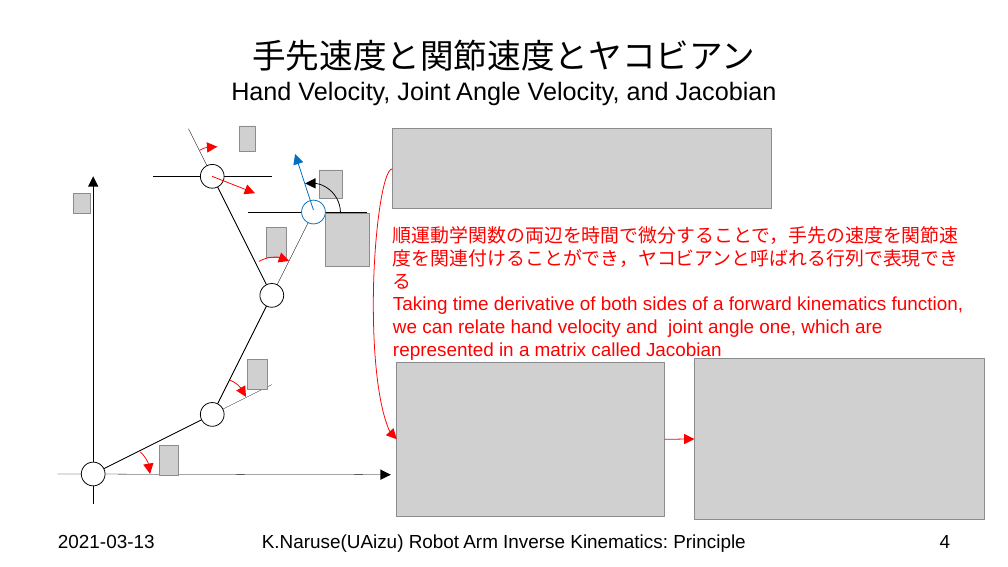
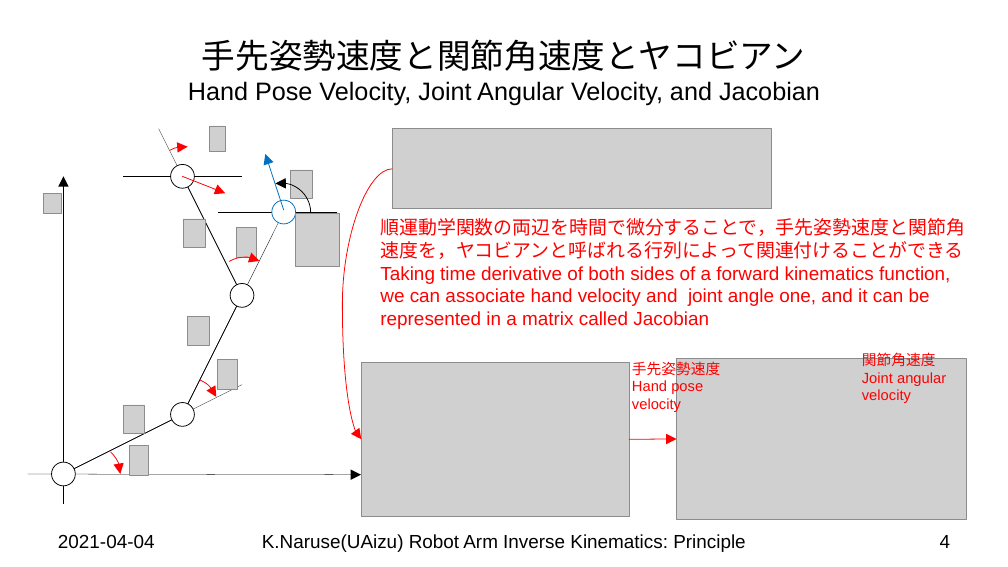
Before and after one commit to keitaronaruse/Naruse-robotics-tutorial, a slide deck: slide 4 of doc/slides/Robot-Arm-Inverse-Kinematics-Principle.pptx. Drawn at 1008x567 pixels with LibreOffice and Linux fonts; fonts in the diff are those of the drawing; grey boxes stand for pictures; background and template pictures are left out. Boxes give left, top, right and bottom in pixels: in the first picture for what was removed or moved away, otherwise in the second. Text is boxed around its words. In the diff, an @@ line names an element or a change of style, - is before the commit and + after.

```diff
--- a/doc/slides/Robot-Arm-Inverse-Kinematics-Principle.pptx
+++ b/doc/slides/Robot-Arm-Inverse-Kinematics-Principle.pptx
@@ title at (188,39,820,105): text changed @@
-手先速度と関節速度とヤコビアン
-Hand Velocity, Joint Angle Velocity, and Jacobian
+手先姿勢速度と関節角速度とヤコビアン
+Hand Pose Velocity, Joint Angular Velocity, and Jacobian
@@ picture added at (209,126,225,151) @@
@@ picture removed at (240,126,256,151) @@
@@ 8 lines, 5 ellipses, 5 arc (boxed as its full ellipse)s, 4 arrows: place and size @@
-8 lines, 5 ellipses, 5 arc (boxed as its full ellipse)s, 4 arrows at (57,129,391,504)
+8 lines, 5 ellipses, 5 arc (boxed as its full ellipse)s, 4 arrows at (28,129,361,504)
@@ picture added at (290,170,312,199) @@
@@ picture removed at (320,170,342,199) @@
@@ curved arrow moved from (392, 169) - (397, 439) to (392, 169) - (361, 439) @@
@@ picture added at (44,194,61,214) @@
@@ picture removed at (73,194,91,214) @@
@@ picture added at (183,219,205,248) @@
@@ picture added at (237,228,257,258) @@
@@ picture removed at (266,228,287,258) @@
@@ picture added at (296,213,340,267) @@
@@ picture removed at (325,213,369,267) @@
@@ text at (380,218,965,329): text changed @@
-順運動学関数の両辺を時間で微分することで，手先の速度を関節速度を関連付けることができ，ヤコビアンと呼ばれる行列で表現できる
-Taking time derivative of both sides of a forward kinematics function, we can relate hand velocity and joint angle one, which are represented in a matrix called Jacobian
+順運動学関数の両辺を時間で微分することで，手先姿勢速度と関節角速度を，ヤコビアンと呼ばれる行列によって関連付けることができる
+Taking time derivative of both sides of a forward kinematics function, we can associate hand velocity and joint angle one, and it can be represented in a matrix called Jacobian
@@ picture added at (188,317,209,346) @@
@@ picture added at (218,359,238,389) @@
@@ picture removed at (247,359,268,389) @@
@@ text added at (632,359,720,412), 14 pt, text #FF0000 @@
+手先姿勢速度
+Hand pose
+velocity
@@ picture: place and size @@
-picture at (695,358,985,519)
+picture at (677,358,966,519)
@@ text added at (862,350,946,403), 14 pt, text #FF0000 @@
+関節角速度
+Joint angular
+velocity
@@ picture: place and size @@
-picture at (397,362,665,516)
+picture at (361,362,629,516)
@@ picture added at (124,405,144,434) @@
@@ picture added at (130,445,149,476) @@
@@ picture removed at (160,445,178,476) @@
@@ arrow moved from (665, 439) - (695, 439) to (629, 439) - (677, 439) @@
@@ text at (58,534,155,549): text changed @@
-2021-03-13
+2021-04-04
```
Also in this commit, not shown: 5 other slides changed, 2 slides added, 9 other files.
